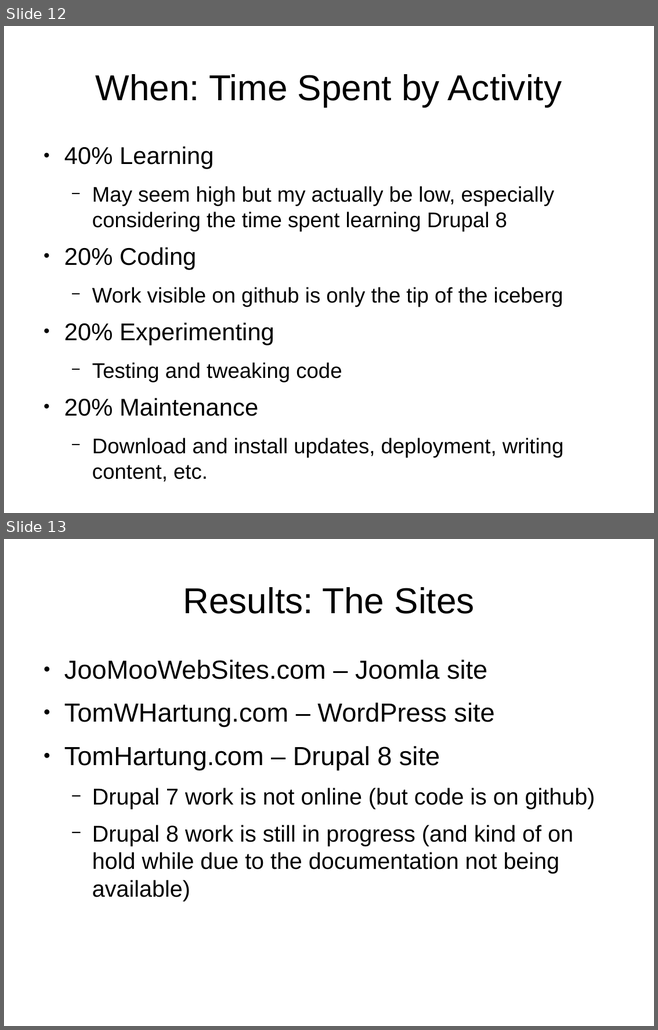
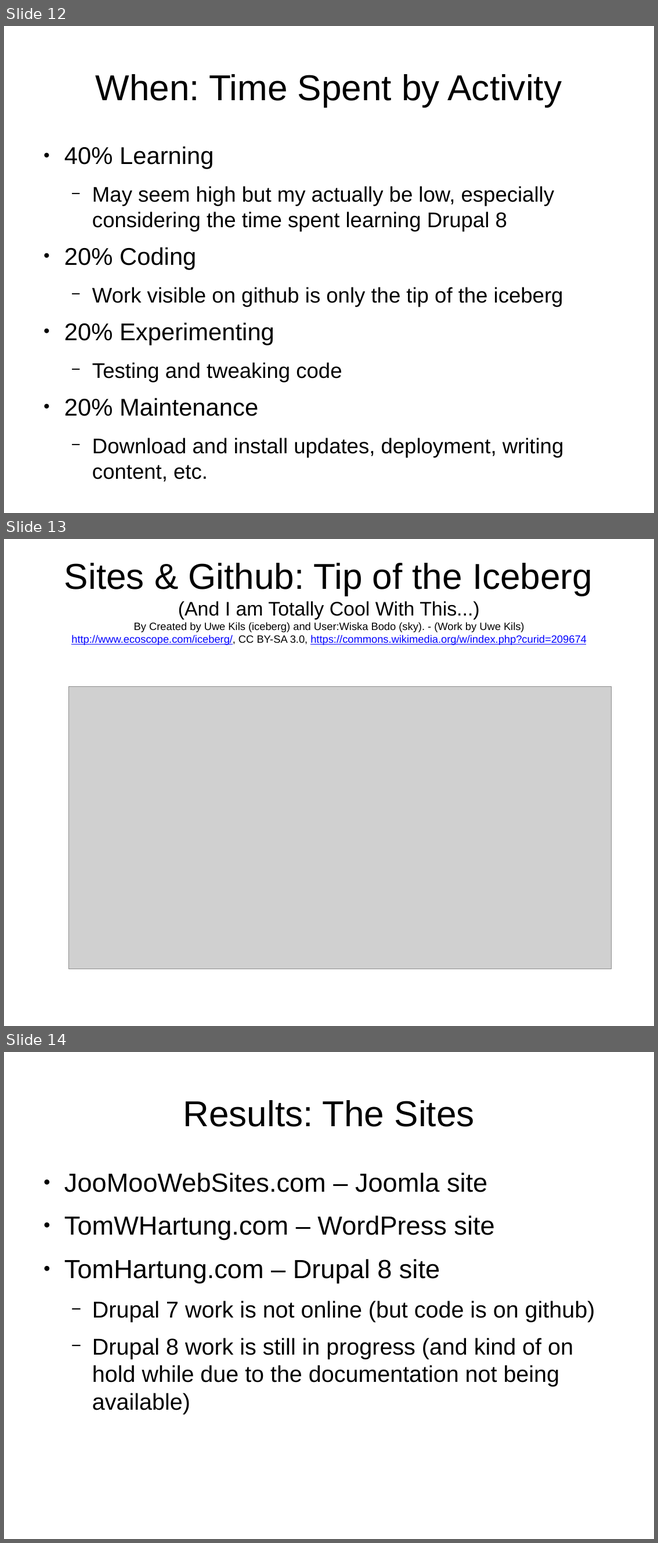
Before and after one commit to tomwhartung/jmws_accoutrements, a slide deck: presentations/2016_04-AWD_in_PHP_CMSes/AWD_in_PHP_CMSes-slides.odp. Shown one above the other, each under a label of ours: slides 12 and 13 before the commit, slides 12, 13 and 14 after it. The pictures are 658x1030 and 658x1543 pixels, drawn with LibreOffice and Linux fonts; fonts in the diff are those of the drawing; grey boxes stand for pictures. Boxes give left, top, right and bottom in pixels: in the first picture for what was removed or moved away, otherwise in the second. Text is boxed around its words. In the diff, an @@ line names an element or a change of style, - is before the commit and + after.

```diff
--- a/presentations/2016_04-AWD_in_PHP_CMSes/AWD_in_PHP_CMSes-slides.odp
+++ b/presentations/2016_04-AWD_in_PHP_CMSes/AWD_in_PHP_CMSes-slides.odp
@@ slide 13 added at [4,539,654,1026], background #FFFFFF @@
@@ title added at [64,563,592,645], 13 pt, text #000000 @@
+Sites & Github: Tip of the Iceberg
+(And I am Totally Cool With This...)
+By Created by Uwe Kils (iceberg) and User:Wiska Bodo (sky). - (Work by Uwe Kils)
+http://www.ecoscope.com/iceberg/, CC BY-SA 3.0, https://commons.wikimedia.org/w/index.php?curid=209674
@@ picture added at [69,687,611,969] @@
@@ what was slide 13 is now slide 14 @@
```
Also in this commit, not shown: 1 slide changed, 1 other slide added, 3 slides removed.
